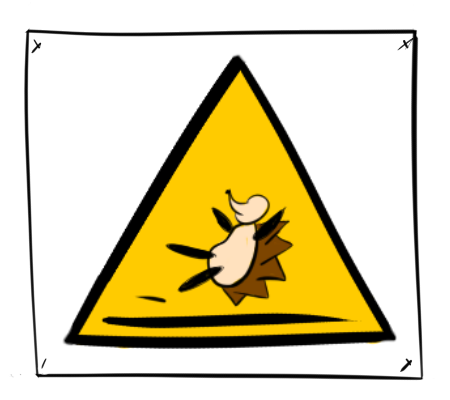
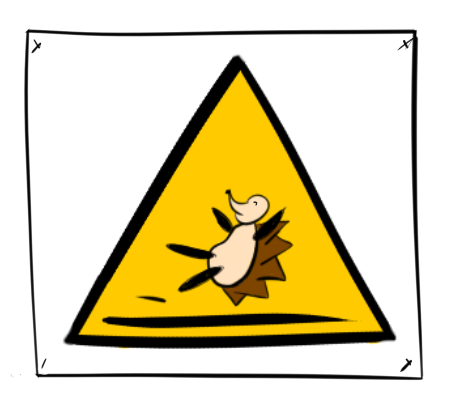
The second 450×400 image is a revision of the first. Changes to its layers:
added layer "Layer 44" (1st of 2) above "Layer 43" over [239, 201, 269, 247]
painted on "Layer 39" over [226, 201, 256, 286]
